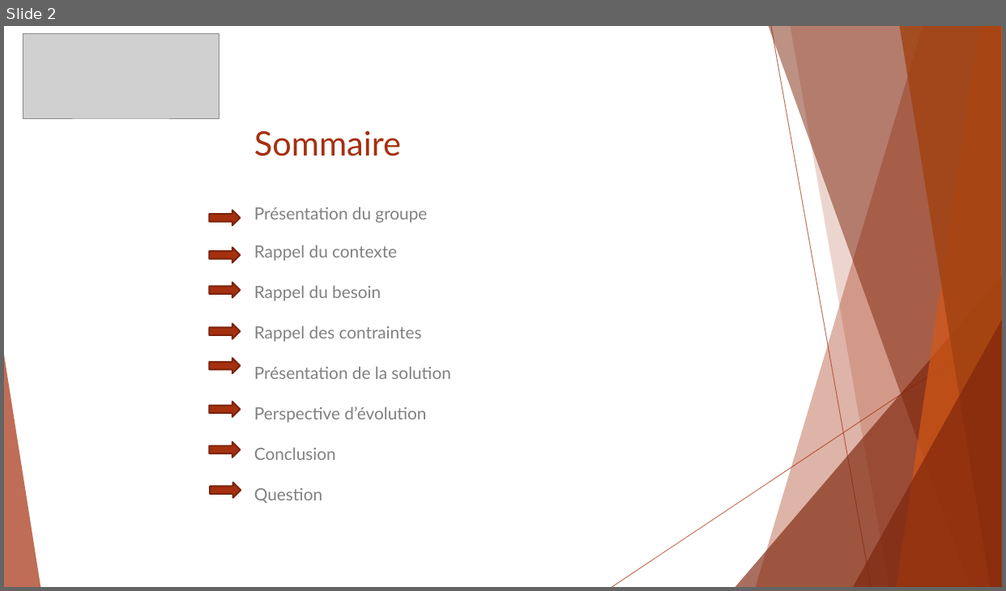
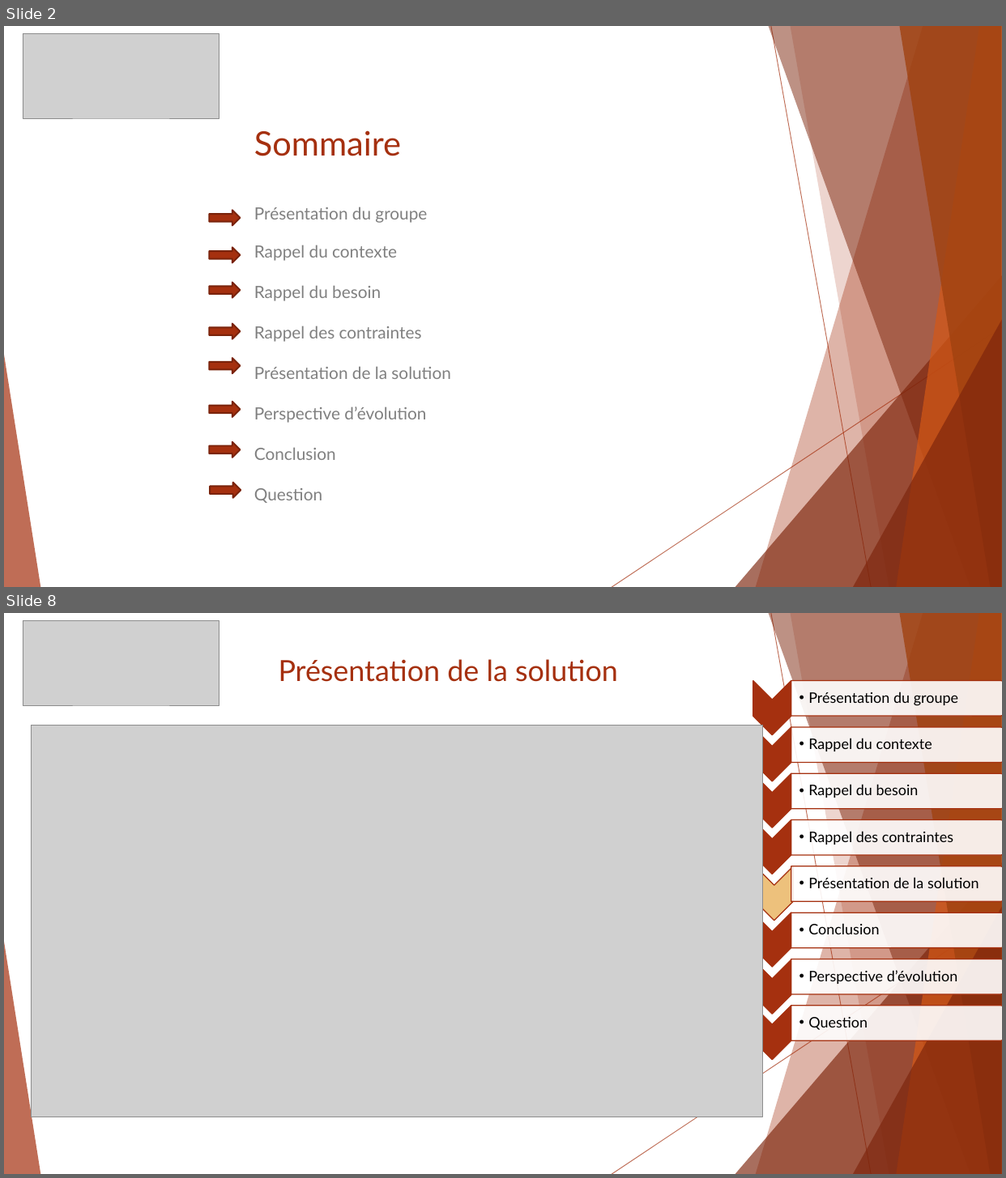
Before and after one commit to AlexandreLec/ExiaSaver, a slide deck: presentation/PPTExiasaver.pptx. Shown one above the other, each under a label of ours: slide 2 before the commit, slides 2 and 8 after it; the slides between them are not shown. The pictures are 1006x591 and 1006x1178 pixels, drawn with LibreOffice and Linux fonts; fonts in the diff are those of the drawing; grey boxes stand for pictures. Boxes give left, top, right and bottom in pixels: in the first picture for what was removed or moved away, otherwise in the second. Text is boxed around its words. In the diff, an @@ line names an element or a change of style, - is before the commit and + after.

```diff
--- a/presentation/PPTExiasaver.pptx
+++ b/presentation/PPTExiasaver.pptx
@@ slide 8 added at [4,613,1002,1174], background #FFFFFF; not listed: 10 template elements that a slide beside it also shows @@
@@ picture added at [23,620,219,705] @@
@@ text added at [279,659,618,682], 28 pt, text #A5300F @@
+Présentation de la solution
@@ picture added at [31,726,763,1118] @@
@@ group added at [753,681,1002,1060]: 8 chevrons, 8 round same rects, 8 texts @@
+  • Présentation du groupe
+  • Rappel du contexte
+  • Rappel du besoin
+  • Rappel des contraintes
+  • Présentation de la solution
+  • Conclusion
+  • Perspective d’évolution
+  • Question
```
Also in this commit, not shown: 8 slides changed, 1 other file.
